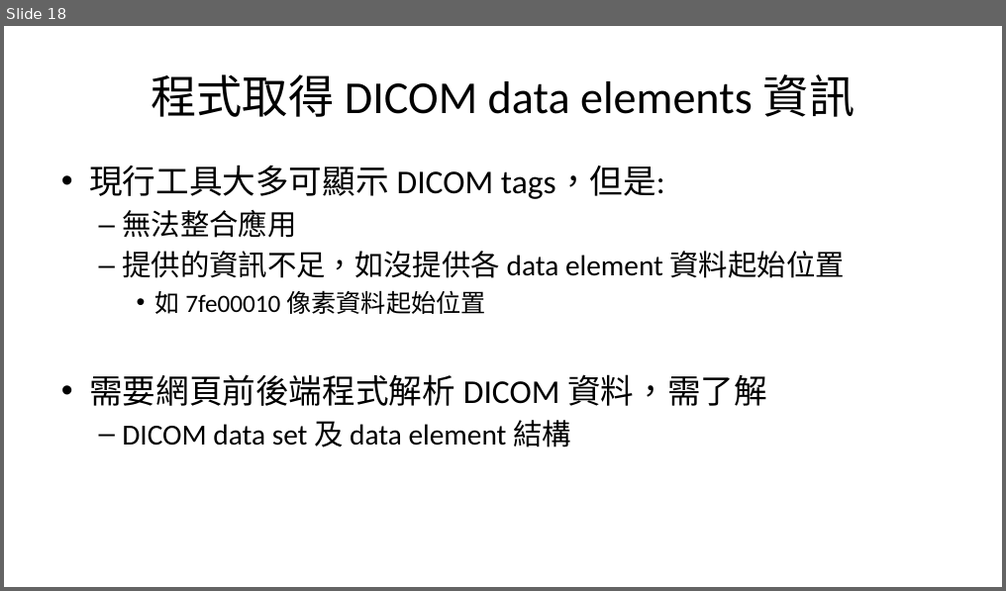
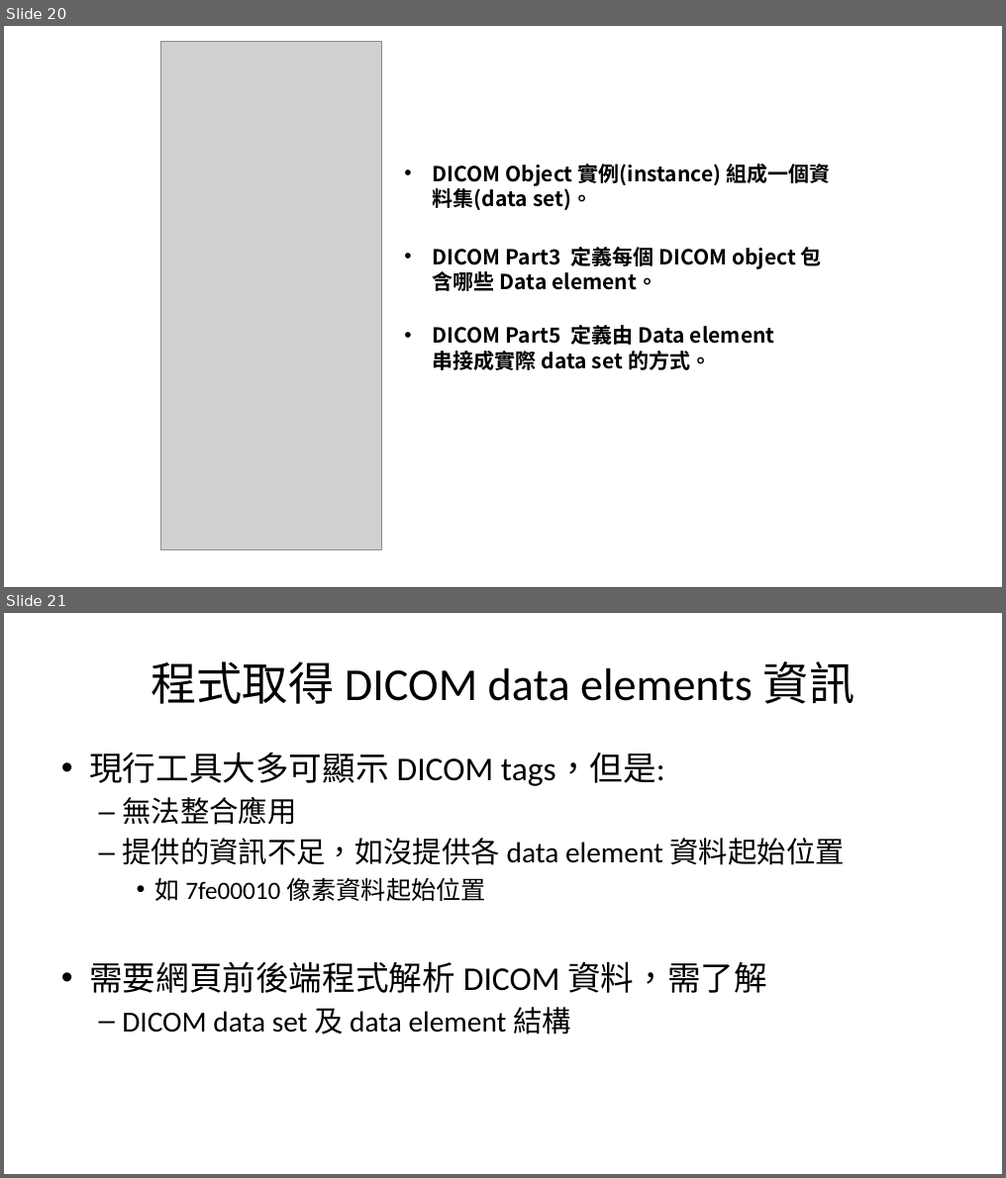
Before and after one commit to mos2718/drawDICOM, a slide deck: DrawDICOM1.pptx. Shown one above the other, each under a label of ours: slide 18 before the commit, slides 20 and 21 after it. The pictures are 1006x591 and 1006x1178 pixels, drawn with LibreOffice and Linux fonts; fonts in the diff are those of the drawing; grey boxes stand for pictures. Boxes give left, top, right and bottom in pixels: in the first picture for what was removed or moved away, otherwise in the second. Text is boxed around its words. In the diff, an @@ line names an element or a change of style, - is before the commit and + after.

```diff
--- a/DrawDICOM1.pptx
+++ b/DrawDICOM1.pptx
@@ slide 20 added at [4,26,1002,587], background #FFFFFF @@
@@ picture added at [161,42,382,550] @@
@@ text added at [433,164,830,373], 20 pt, text #000000, bold @@
+• DICOM Object 實例(instance) 組成一個資料集(data set)。
+• DICOM Part3 定義每個 DICOM object 包含哪些 Data element。
+• DICOM Part5 定義由 Data element
+  串接成實際 data set 的方式。
@@ what was slide 18 is now slide 21 @@
```
Also in this commit, not shown: 3 slides changed, 7 other slides added, 5 other files.
